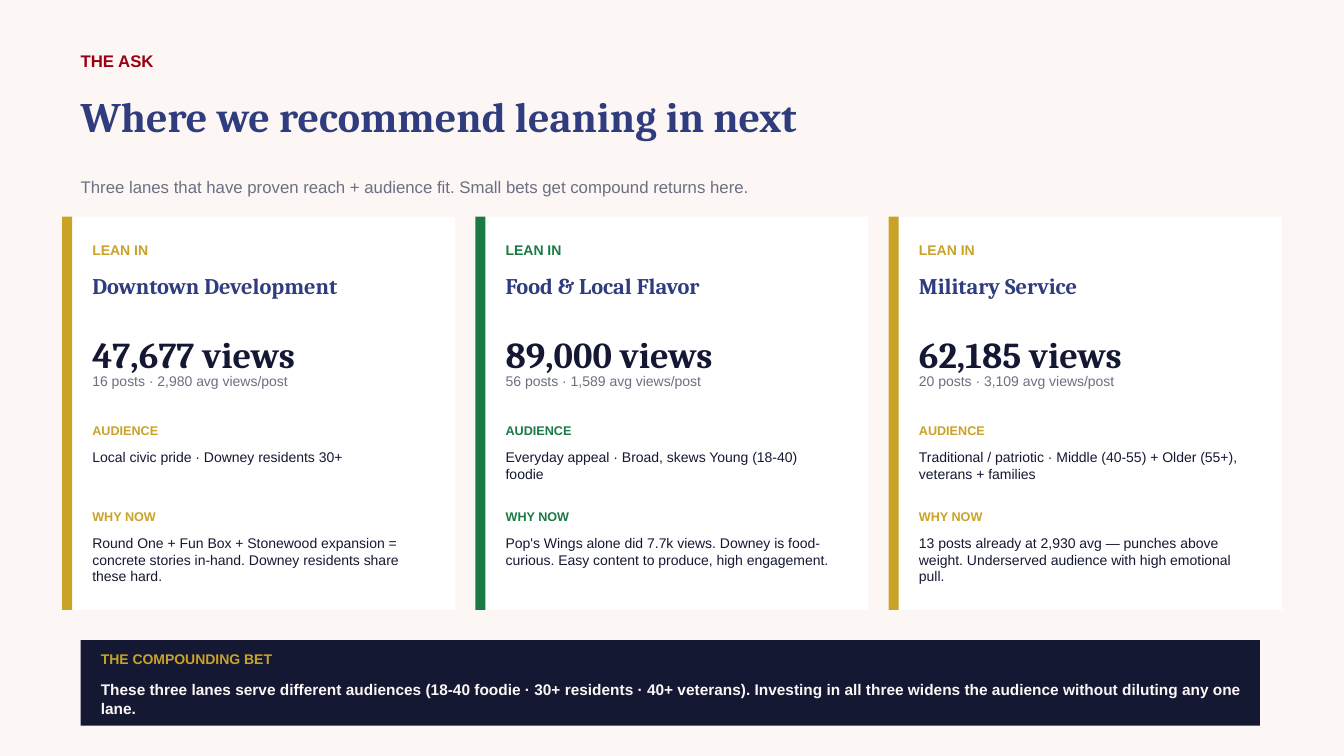
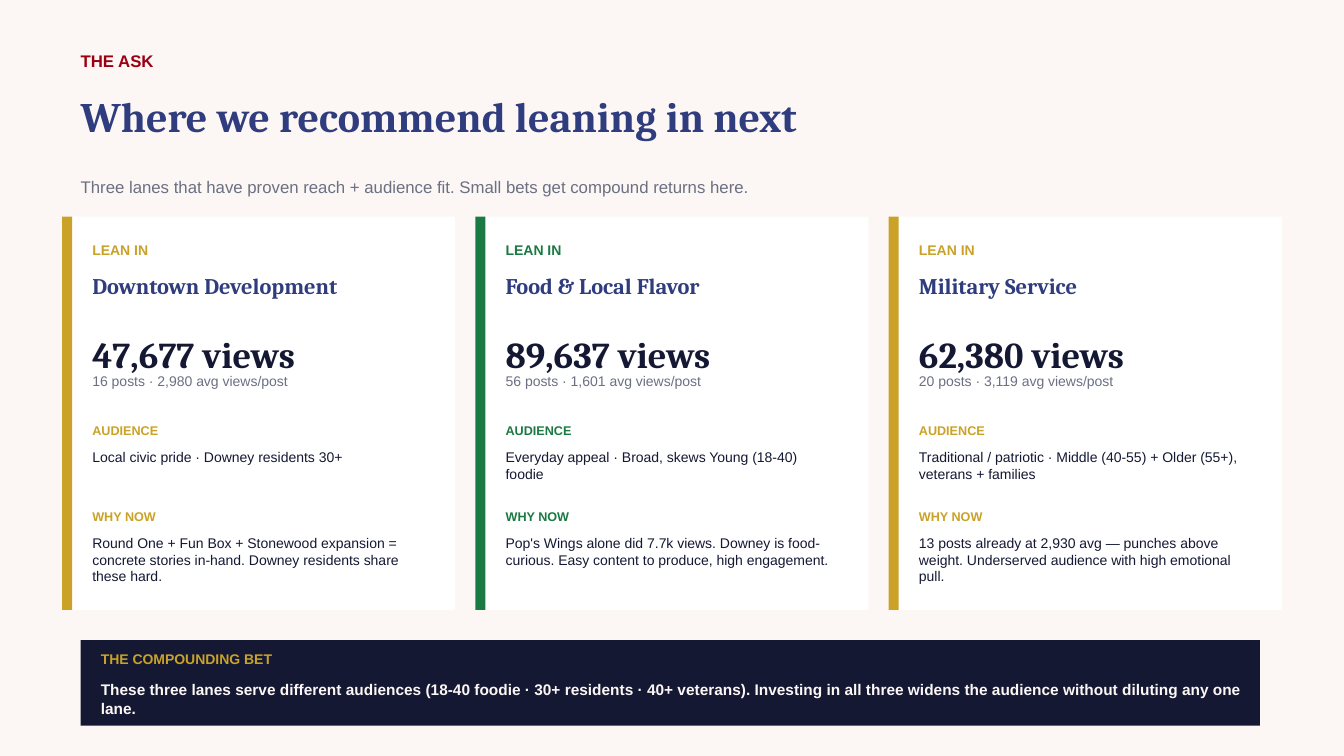
Before and after one commit to zvmmer/talking-downey-kpis, a slide deck: slide 18 of SPONSOR_CONTENT_REPORT.pptx. Drawn at 1344x756 pixels with LibreOffice and Linux fonts; fonts in the diff are those of the drawing. Boxes give left, top, right and bottom in pixels: in the first picture for what was removed or moved away, otherwise in the second. Text is boxed around its words. In the diff, an @@ line names an element or a change of style, - is before the commit and + after.

```diff
--- a/SPONSOR_CONTENT_REPORT.pptx
+++ b/SPONSOR_CONTENT_REPORT.pptx
@@ text at (506,343,711,377): text changed @@
-89,000 views
+89,637 views
@@ text at (919,343,1124,377): text changed @@
-62,185 views
+62,380 views
@@ text at (506,376,701,389): text changed @@
-56 posts · 1,589 avg views/post
+56 posts · 1,601 avg views/post
@@ text at (919,376,1113,389): text changed @@
-20 posts · 3,109 avg views/post
+20 posts · 3,119 avg views/post
```
Also in this commit, not shown: 9 other slides changed, 5 other files.
